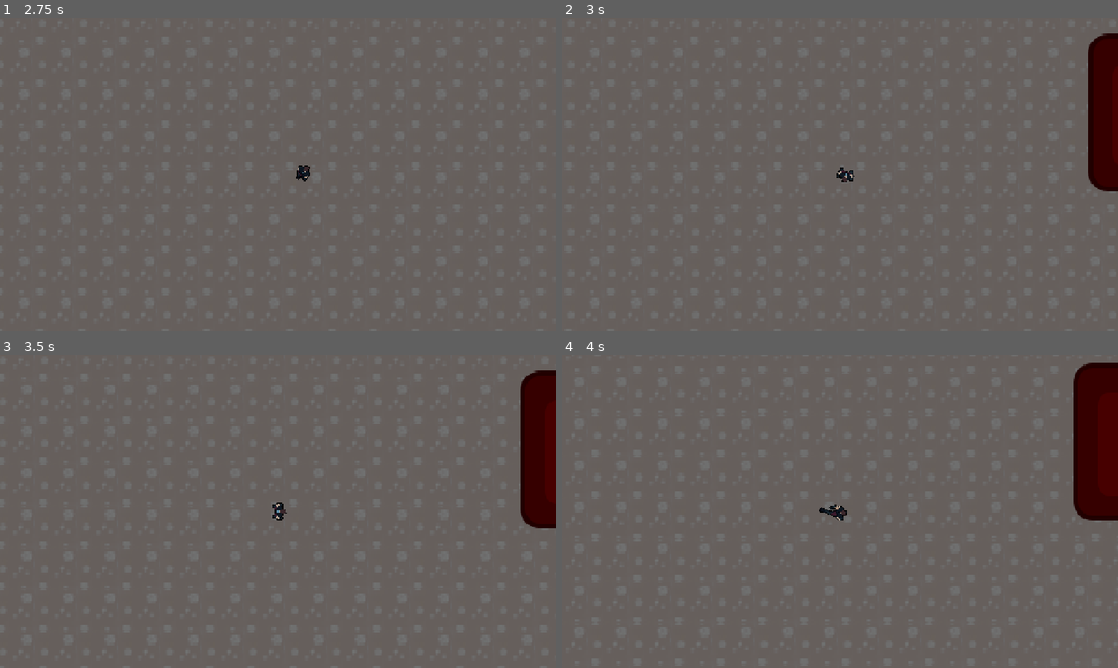
Above: before the commit, frames 1-4 (two rows, left to right).
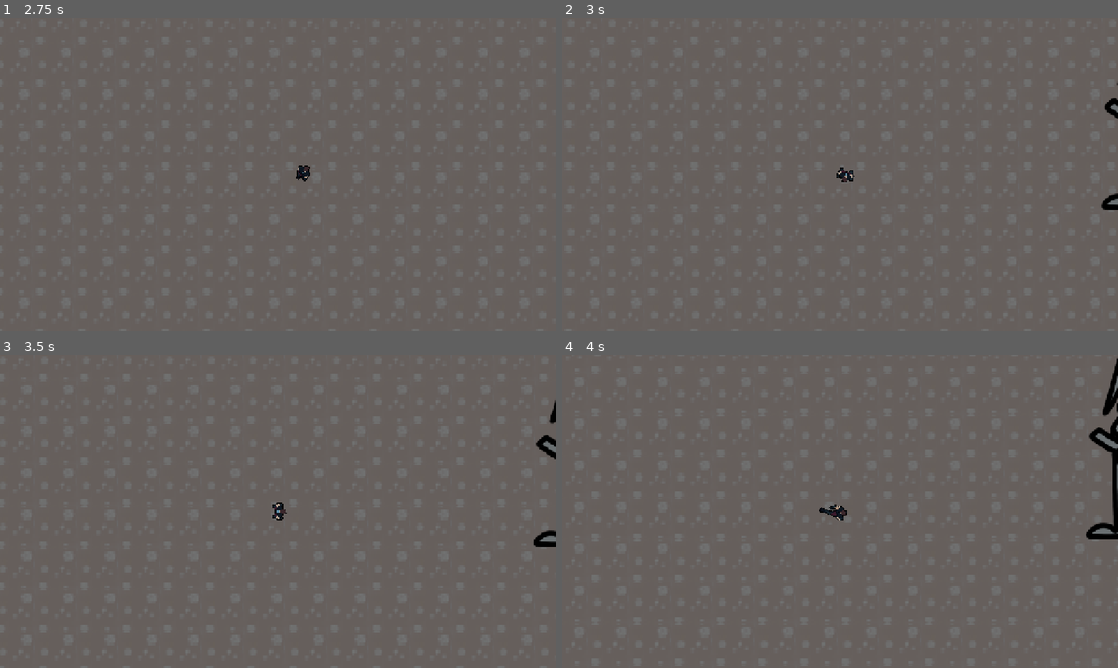
Above: after the commit, the same moments.

Repository: deshis/igdt-hack-and-slash
Game: Godot game, scene res://Scenes/level/boss_test.tscn
Two runs of this game, one before a commit and one after it. Both use one fixed random seed, a clock stepped at 60 frames per second and the inputs below. This scene is started directly instead of the project's main scene. The engine's default icon, where the game draws it, is replaced by a stand-in: a white triangle on a blue panel in a dark square.
Inputs (mouse positions are in pixels of both pictures, inside the frame that each line leads up to):
- Up to frame 1 (2.75 s): tap Enter at 0.5 s; move the mouse to (400, 158) at 0.52 s; press the mouse at (400, 158) at 0.53 s; hold D (move_right) 0.53-1.25 s; release the mouse at (400, 158) at 1.25 s; drag from (166, 190) to (300, 174) at 1.27 s; tap Space at 2 s; move the mouse to (333, 105) at 2.02 s; hold D (move_right) from 2.03 s (still down); hold Shift (movement_ability) from 2.03 s (still down)
- Up to frame 2 (3 s): release D (move_right) at 2.75 s; release Shift (movement_ability) at 2.75 s; drag from (812, 237) to (862, 174) at 2.77 s
- Up to frame 3 (3.5 s): no input
- Up to frame 4 (4 s): tap Enter at 3.5 s; move the mouse to (1006, 558) at 3.52 s; hold A (move_left) from 3.53 s (still down); right-click (1006, 558) at 3.6 s

Frame 1 is identical in both runs. In frame 2, 2.7% of the frame differs, in the area x 94-100%, y 4-62%; in frame 3, 3.3%; in frame 4, 4.2%, in the area x 92-100%, y 1-59%.

Commit message:
add programmer art for enemies

Diff:
--- a/Scenes/enemy/enemy_big_slasher.tscn
+++ b/Scenes/enemy/enemy_big_slasher.tscn
@@ -2,7 +2,7 @@
 
 [ext_resource type="Script" uid="uid://6n8vopurwam1" path="res://Scripts/enemy/slasher.gd" id="1_3syiu"]
 [ext_resource type="PackedScene" uid="uid://dl58s8gkullwa" path="res://Scenes/pickupable_item.tscn" id="2_qglli"]
-[ext_resource type="Texture2D" uid="uid://dxdkt76vmq0em" path="res://Assets/icon.svg" id="3_ls16t"]
+[ext_resource type="Texture2D" uid="uid://bub237aqhd52f" path="res://Assets/enemies/slasher.png" id="3_3syiu"]
 
 [sub_resource type="CircleShape2D" id="CircleShape2D_1f0kj"]
 radius = 50.01
@@ -56,15 +56,13 @@
 shape = SubResource("RectangleShape2D_nvk3b")
 
 [node name="Sprite2D" type="Sprite2D" parent="."]
-modulate = Color(1, 0, 0, 1)
-position = Vector2(-7.6293945e-06, -3.8146973e-06)
-scale = Vector2(0.78124994, 0.7812501)
-texture = ExtResource("3_ls16t")
+position = Vector2(2.6226044e-06, 0)
+scale = Vector2(0.39092046, 0.3909205)
+texture = ExtResource("3_3syiu")
 
 [node name="NavigationAgent2D" type="NavigationAgent2D" parent="."]
 path_desired_distance = 1.0
 target_desired_distance = 350.0
-debug_enabled = true
 
 [node name="Timers" type="Node" parent="."]
 
--- a/Scenes/enemy/enemy_microbot.tscn
+++ b/Scenes/enemy/enemy_microbot.tscn
@@ -1,8 +1,8 @@
 [gd_scene load_steps=7 format=3 uid="uid://cxfkpodvrl77o"]
 
 [ext_resource type="Script" uid="uid://brdidm5k40j17" path="res://Scripts/enemy/microbot.gd" id="1_j823o"]
-[ext_resource type="Texture2D" uid="uid://dxdkt76vmq0em" path="res://Assets/icon.svg" id="1_vv3h3"]
 [ext_resource type="PackedScene" uid="uid://dl58s8gkullwa" path="res://Scenes/pickupable_item.tscn" id="2_j823o"]
+[ext_resource type="Texture2D" uid="uid://cgyp55e05tmcl" path="res://Assets/enemies/microbot.png" id="3_amjd5"]
 
 [sub_resource type="CircleShape2D" id="CircleShape2D_1f0kj"]
 radius = 16.27882
@@ -51,15 +51,13 @@
 shape = SubResource("CircleShape2D_afpow")
 
 [node name="Sprite2D" type="Sprite2D" parent="."]
-modulate = Color(1, 0, 0, 1)
-position = Vector2(-7.6293945e-06, -3.8146973e-06)
-scale = Vector2(0.25000012, 0.25000018)
-texture = ExtResource("1_vv3h3")
+position = Vector2(4.7683716e-07, 9.536743e-07)
+scale = Vector2(0.1640625, 0.1640625)
+texture = ExtResource("3_amjd5")
 
 [node name="NavigationAgent2D" type="NavigationAgent2D" parent="."]
 path_desired_distance = 1.0
 target_desired_distance = 100.0
-debug_enabled = true
 
 [node name="Timers" type="Node" parent="."]
 
--- a/Scenes/enemy/enemy_slasher.tscn
+++ b/Scenes/enemy/enemy_slasher.tscn
@@ -2,7 +2,7 @@
 
 [ext_resource type="Script" uid="uid://6n8vopurwam1" path="res://Scripts/enemy/slasher.gd" id="1_j7slm"]
 [ext_resource type="PackedScene" uid="uid://dl58s8gkullwa" path="res://Scenes/pickupable_item.tscn" id="2_4ui1s"]
-[ext_resource type="Texture2D" uid="uid://dxdkt76vmq0em" path="res://Assets/icon.svg" id="3_l15iq"]
+[ext_resource type="Texture2D" uid="uid://bub237aqhd52f" path="res://Assets/enemies/slasher.png" id="3_j7slm"]
 
 [sub_resource type="CircleShape2D" id="CircleShape2D_1f0kj"]
 radius = 50.01
@@ -55,15 +55,13 @@
 shape = SubResource("RectangleShape2D_nvk3b")
 
 [node name="Sprite2D" type="Sprite2D" parent="."]
-modulate = Color(1, 0, 0, 1)
-position = Vector2(-7.6293945e-06, -3.8146973e-06)
-scale = Vector2(0.78124994, 0.7812501)
-texture = ExtResource("3_l15iq")
+position = Vector2(-5.722046e-06, 7.6293945e-06)
+scale = Vector2(0.484375, 0.48437506)
+texture = ExtResource("3_j7slm")
 
 [node name="NavigationAgent2D" type="NavigationAgent2D" parent="."]
 path_desired_distance = 1.0
 target_desired_distance = 200.0
-debug_enabled = true
 
 [node name="Timers" type="Node" parent="."]
 
Binary file added: Assets/enemies/microbot.png
Not shown, added: Assets/enemies/microbot.png.import
Binary file added: Assets/enemies/slasher.png
Not shown, added: Assets/enemies/slasher.png.import
